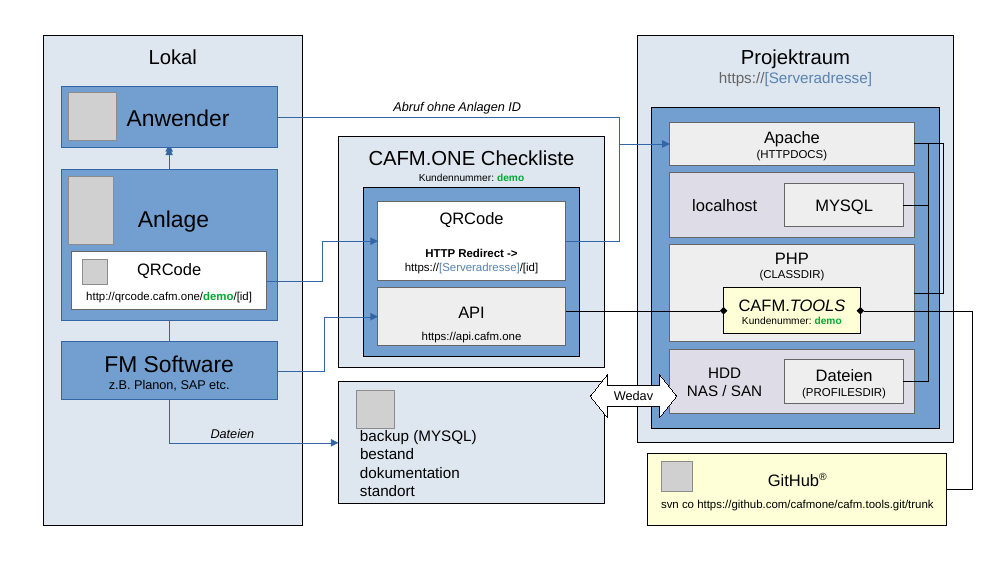
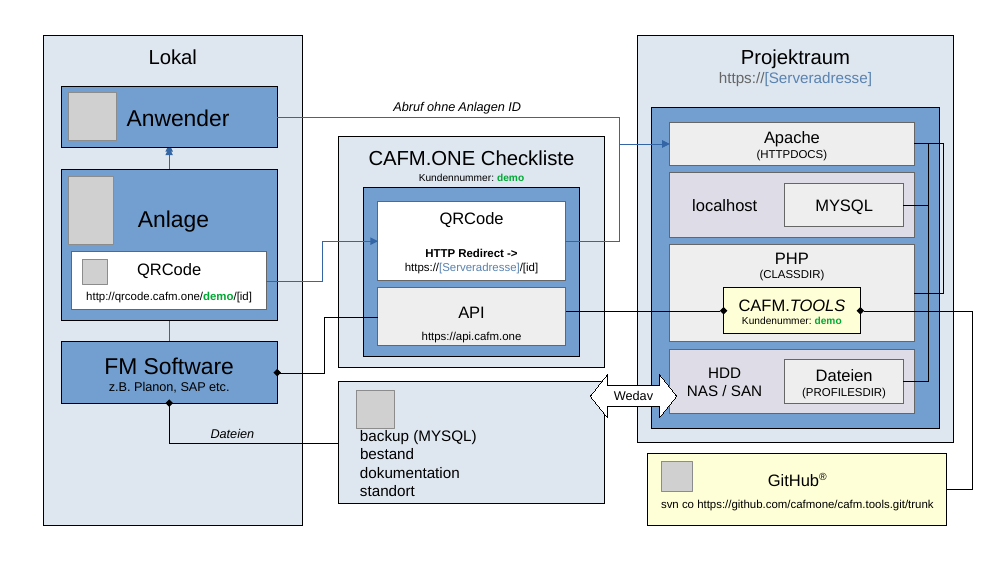
Before and after one commit to cafmone/cafm.tools, a slide deck: slide 1 of Projektraum.odp. Drawn at 1008x567 pixels with LibreOffice and Linux fonts; fonts in the diff are those of the drawing; grey boxes stand for pictures. Boxes give left, top, right and bottom in pixels: in the first picture for what was removed or moved away, otherwise in the second. Text is boxed around its words. In the diff, an @@ line names an element or a change of style, - is before the commit and + after.

```diff
--- a/Projektraum.odp
+++ b/Projektraum.odp
@@ elbow arrow moved from (277, 371) - (378, 316) to (378, 316) - (277, 373) @@
@@ elbow arrow (378, 316) - (277, 373): stroke #3465A4 0 pt to #000000 0 pt; arrowheads changed @@
@@ outline #3465A4 0 pt to #000000 0 pt in 3 elements at <box>61,86,277,147</box>, <box>61,169,277,320</box>, <box>61,342,277,403</box> @@
@@ elbow arrow moved from (169, 400) - (338, 443) to (338, 443) - (169, 403) @@
@@ elbow arrow (338, 443) - (169, 403): stroke #3465A4 0 pt to #000000 0 pt; arrowheads changed @@
```
Also in this commit, not shown: 1 other file.
